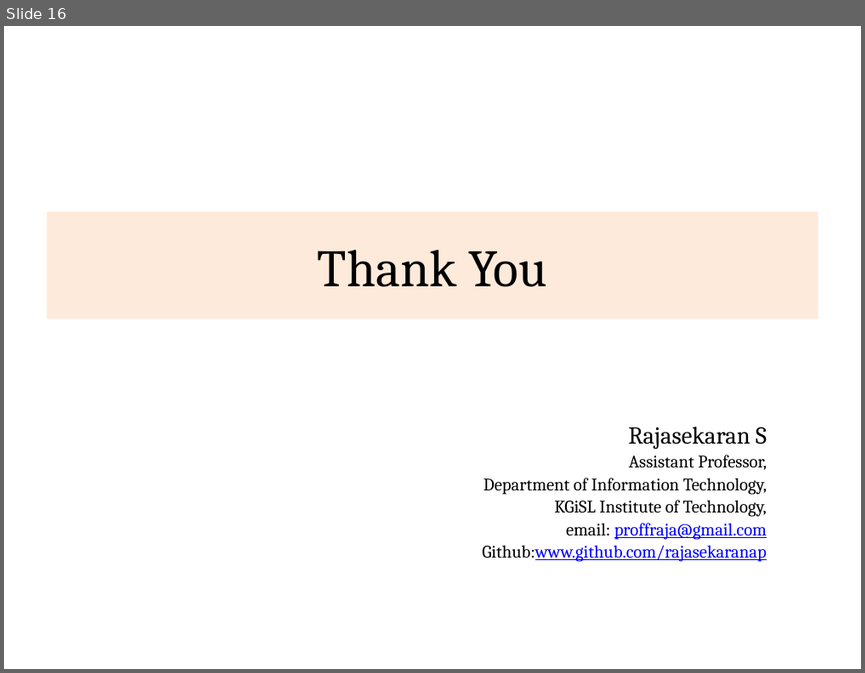
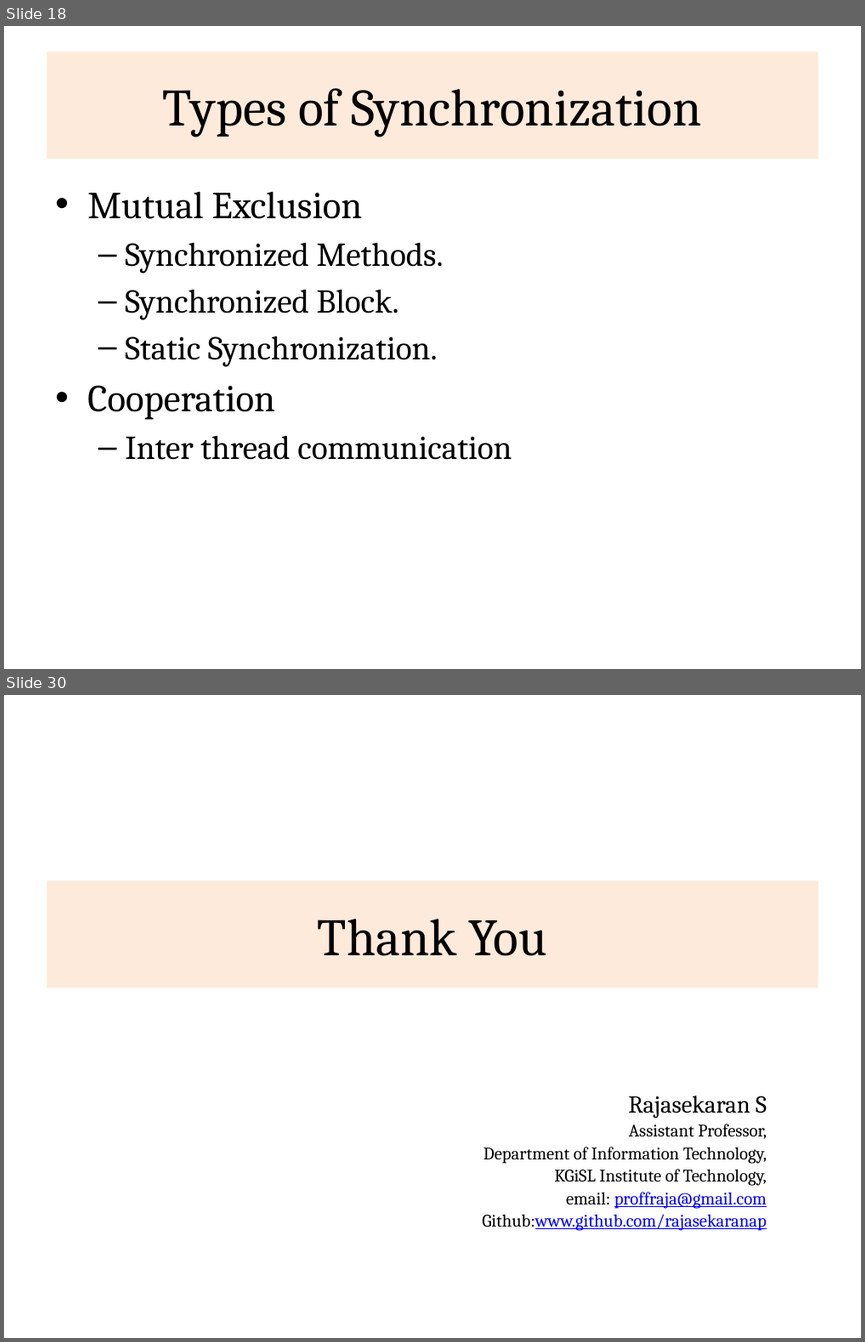
Before and after one commit to rajasekaran36/CS8392-OOPS, a slide deck: Slides/Unit 4/CS8392-U4-Multithreading.pptx. Shown one above the other, each under a label of ours: slide 16 before the commit, slides 18 and 30 after it; the slides between them are not shown. The pictures are 865x673 and 865x1342 pixels, drawn with LibreOffice and Linux fonts; fonts in the diff are those of the drawing. Boxes give left, top, right and bottom in pixels: in the first picture for what was removed or moved away, otherwise in the second. Text is boxed around its words. In the diff, an @@ line names an element or a change of style, - is before the commit and + after.

```diff
--- a/Slides/Unit 4/CS8392-U4-Multithreading.pptx
+++ b/Slides/Unit 4/CS8392-U4-Multithreading.pptx
@@ slide 18 added at bbox=[4, 26, 861, 669], background #FFFFFF @@
@@ title added at bbox=[46, 52, 818, 159], fill #FDEADA, 44 pt, text #000000 @@
+Types of Synchronization
@@ text added at bbox=[87, 192, 511, 460], 28 pt, text #000000 @@
+• Mutual Exclusion
+  – Synchronized Methods.
+  – Synchronized Block.
+  – Static Synchronization.
+• Cooperation
+  – Inter thread communication
@@ what was slide 16 is now slide 30 @@
```
Also in this commit, not shown: 13 other slides added, 29 other files.
